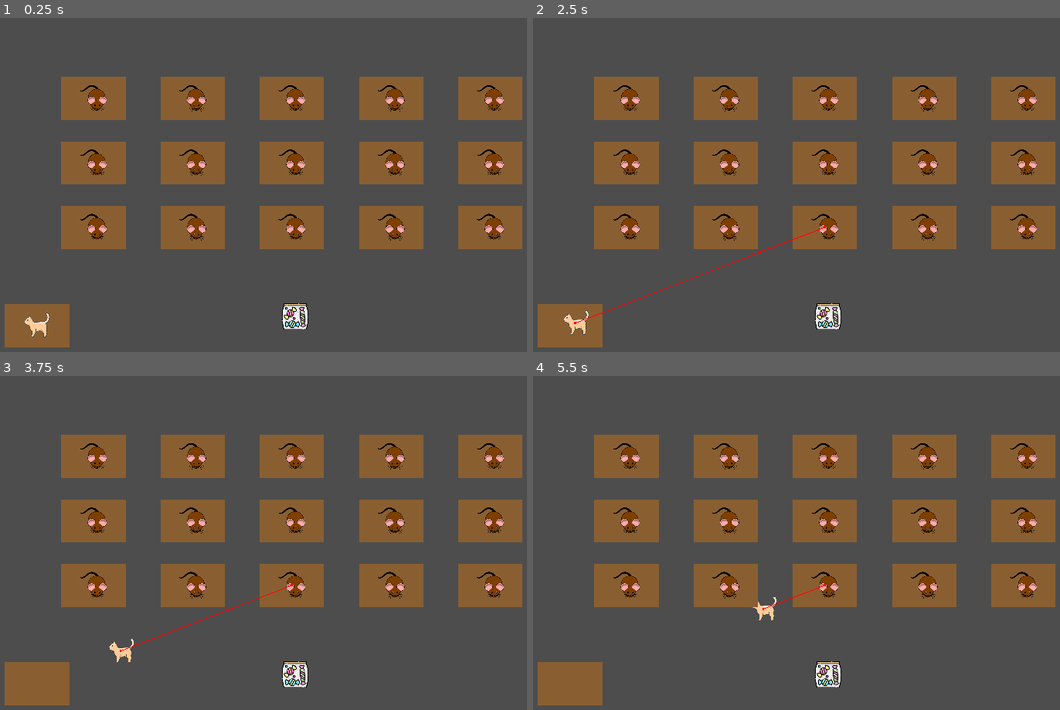
Above: before the commit, frames 1-4 (two rows, left to right).
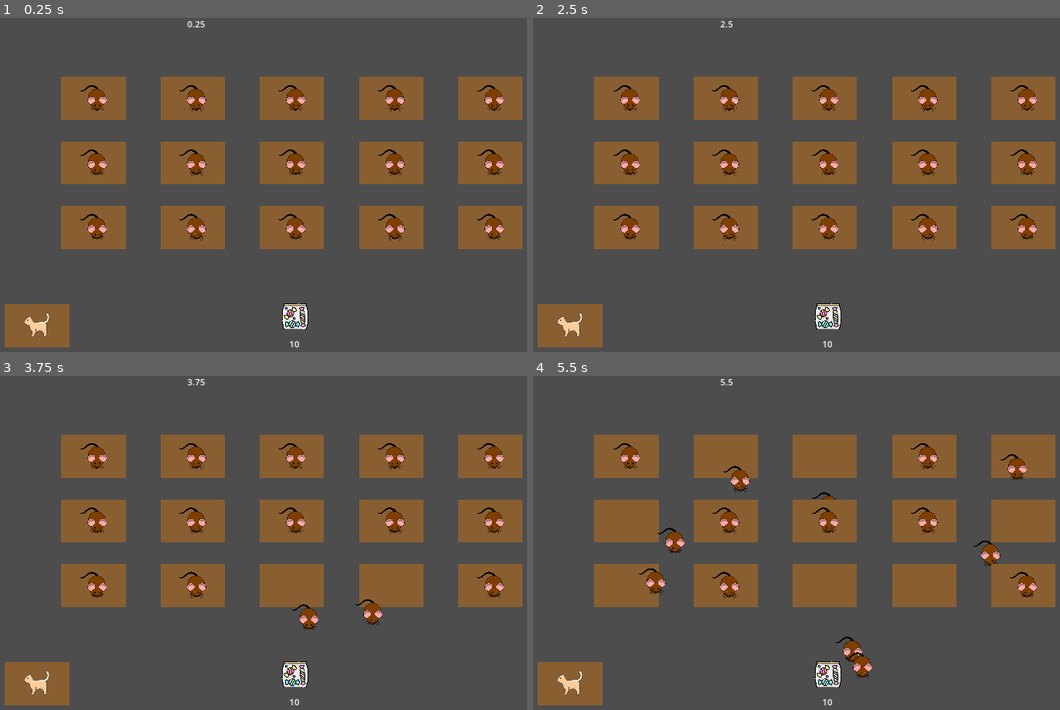
Above: after the commit, the same moments.

Repository: Mateusz-Birembaut/POA_SMA
Game: Godot game, scene res://src/main.tscn
Two runs of this game, one before a commit and one after it. Both use one fixed random seed, a clock stepped at 60 frames per second and the inputs below.
Inputs (mouse positions are in pixels of both pictures, inside the frame that each line leads up to):
- Up to frame 1 (0.25 s): no input
- Up to frame 2 (2.5 s): move the mouse to (965, 174) at 0.52 s; hold Right (ui_right) 0.53-1.28 s; move the mouse to (706, 208) at 1.27 s; hold Down (ui_down) 1.28-2.03 s; move the mouse to (891, 114) at 2.02 s; hold Right (ui_right) from 2.03 s (still down)
- Up to frame 3 (3.75 s): move the mouse to (263, 619) at 2.77 s; release Right (ui_right) at 2.78 s; hold Up (ui_up) 2.78-3.53 s; move the mouse to (479, 603) at 3.52 s; hold Left (ui_left) from 3.53 s (still down)
- Up to frame 4 (5.5 s): move the mouse to (643, 496) at 4.27 s; move the mouse to (859, 549) at 5.02 s; release Left (ui_left) at 5.03 s; hold Down (ui_down) from 5.03 s (still down)

The runs differ from the first frame. In frame 1, less than 0.1% of the frame differs, in the area x 35-57%, y 0-99%; in frame 2, 0.4%; in frame 3, 1.2%; in frame 4, 3.2%, in the area x 4-96%, y 0-99%.
Error before the commit: Invalid access to property or key 'desk' on a base object of type 'Node2D (Env)'. (res://src/student.gd:97)

Commit message:
timer score et fin de partie

Diff:
--- a/src/agent.tscn
+++ b/src/agent.tscn
@@ -15,4 +15,3 @@
 shape = SubResource("CircleShape2D_88gaf")
 
 [node name="NavigationAgent2D" type="NavigationAgent2D" parent="."]
-debug_enabled = true
--- a/src/environment.gd
+++ b/src/environment.gd
@@ -8,13 +8,31 @@
 
 @onready var candies = %Candies
 @onready var prof : Agent = %Prof
+@onready var score = get_node("Score")
+@onready var timer = get_node("Timer")
 
 var student_scene := preload("res://src/student.tscn")
 var students : Array[Agent]
 var desk_scene := preload("res://src/desk.tscn")
 
+var total_candies = 10
+var time_elapsed = 0
+
+func update_score() -> void:
+	total_candies -= 1
+	if total_candies == 0:
+		get_tree().paused = true
+	print(total_candies)
+	score.text = str(total_candies)
+
+
+func _process(delta: float) -> void:
+	time_elapsed += delta
+	timer.text = str(snapped(time_elapsed, 0.01))
 
 func _ready() -> void:
+	timer.position.x = get_window().size.x/2 - 25
+	score.text = str(total_candies)
 	var y := 150
 	for i in number_of_rows:
 		var x := 200
--- a/src/main.tscn
+++ b/src/main.tscn
@@ -72,3 +72,16 @@
 
 [node name="NavigationRegion2D" type="NavigationRegion2D" parent="."]
 navigation_polygon = SubResource("NavigationPolygon_vbv6l")
+
+[node name="Score" type="Label" parent="."]
+offset_left = 555.0
+offset_top = 596.0
+offset_right = 595.0
+offset_bottom = 619.0
+text = "0"
+horizontal_alignment = 1
+vertical_alignment = 1
+
+[node name="Timer" type="Label" parent="."]
+offset_right = 40.0
+offset_bottom = 23.0
--- a/src/prof.gd
+++ b/src/prof.gd
@@ -6,7 +6,7 @@
 
 func _ready() -> void:
 	super._ready()
-	speed = 7500
+	speed = 0#7500
 
 
 func _process(delta: float) -> void:
--- a/src/student.gd
+++ b/src/student.gd
@@ -3,7 +3,6 @@
 
 enum Strategies { NONE , DODGE }
 
-var collected_candies := 0
 var time_since_last_collect := 0.0
 var interval: float
 var time_since_last_interval := 0.0
@@ -11,7 +10,6 @@
 var prefered_group_size : int
 var is_solitary : bool
 var strategy : Strategies
-var left_desk = false
 
 
 
@@ -19,12 +17,10 @@
 	super._ready()
 	speed = 5000
 	var rng = RandomNumberGenerator.new()
-	#interval = rng.randf_range(5, 20)
-	interval = rng.randf_range(2, 5)
+	interval = rng.randf_range(2, 10)
 	is_solitary = randf() < 0.75
-	#strategy = Strategies.values()[randi() % Strategies.size()]
-	strategy = Strategies.DODGE
-	prefered_group_size = randi_range(2, 4)
+	strategy = Strategies.values()[randi() % Strategies.size()]
+	prefered_group_size = randi_range(2, 3)
 	if env.DEBUG:
 		print(name, " strategy : ", strategy)
 		print(name, " interval : ", interval)
@@ -78,8 +74,8 @@
 		States.COLLECT:
 			time_since_last_collect += delta
 			if time_since_last_collect >= 5:
-				collected_candies += 1
-				print(name, " nb bonbons : ", collected_candies)
+				env.update_score()
+				print(" prend un bonbon")
 				time_since_last_collect = 0
 
 
@@ -94,10 +90,6 @@
 
 
 func move_dodge() -> void :
-	if !left_desk and position.y < env.desk.position.y-30 :
-		move_none()
-	else :
-		left_desk = true
 		var direction_away_from_prof = (position - env.prof.position).normalized()
 		var distance_away_from_prof = (position - env.prof.position).length()
 		var distance_from_candies = (position - env.candies.position).length()
Not shown: 1 places in src/main.tscn that only renumber resources
